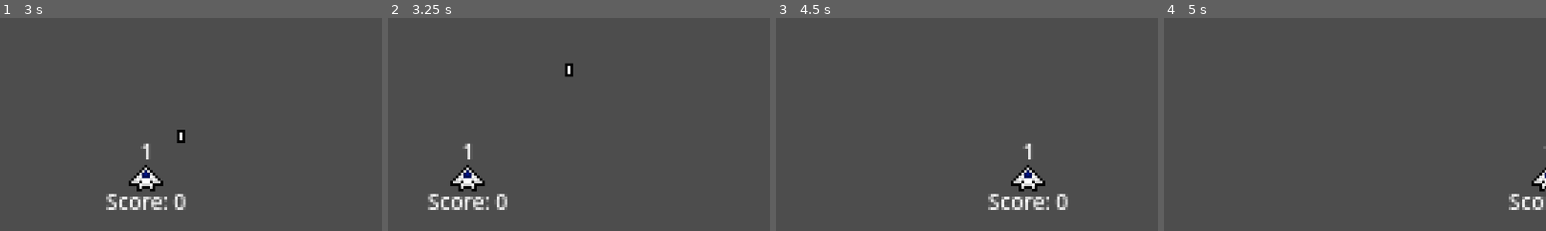
Above: before the commit, frames 1-4 (left to right).
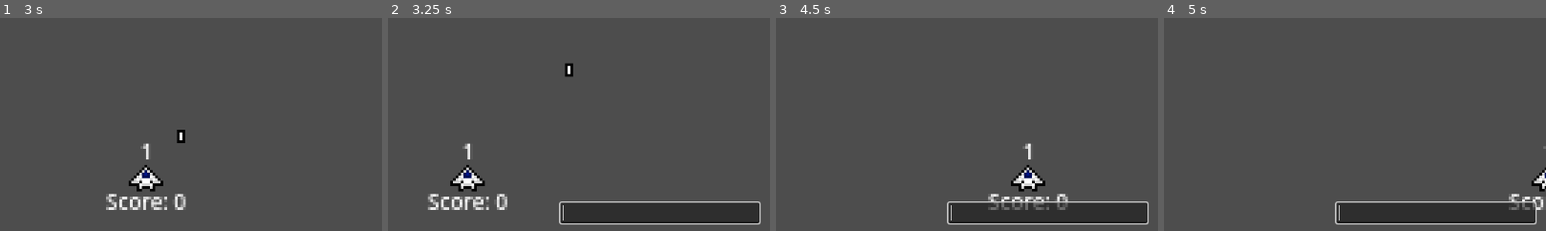
Above: after the commit, the same moments.

Repository: Intedai/MultiplayerShooter
Game: Godot game, scene res://game.tscn
The game is run twice, just before and just after one commit, with the same random seed, the same clock (stepped at 60 frames per second) and the same inputs.
Inputs:
- Up to frame 1 (3 s): click "Spawn enemy" at 0.5 s; click "Host" at 1.25 s; tap Enter (chat, bound only after the commit) at 2 s; hold D (move_right) 2.03-2.78 s; hold Enter (chat, bound only after the commit) 2.03-2.78 s; hold A (move_left) from 2.78 s (still down); tap Space (shoot) at 2.85 s
- Up to frame 2 (3.25 s): keep holding A (move_left); tap Enter (chat, bound only after the commit) at 3.05 s
- Up to frame 3 (4.5 s): release A (move_left) at 3.53 s; hold Enter (chat, bound only after the commit) 3.53-4.28 s; hold D (move_right) from 3.53 s (still down); tap Enter (chat, bound only after the commit) at 4.35 s
- Up to frame 4 (5 s): keep holding D (move_right)
The pictures show only the part of the screen within x 50-100%, y 50-100%; the shares and areas given below are measured in that part.

Frame 1 is identical in both runs. In frame 2, 5.4% of the frame differs, in the area x 44-98%, y 86-97%; in frame 3, 5.5%; in frame 4, 5.4%.

Commit message:
Add chat input

Diff:
--- /dev/null
+++ b/Chat/chat.gd
@@ -0,0 +1,19 @@
+extends Control
+
+@onready var line_edit: LineEdit = $MarginContainer/HBoxContainer/VBoxContainer/LineEdit
+
+func _input(event: InputEvent) -> void:
+	if event.is_action_pressed("chat") and !line_edit.has_focus():
+		visible = not visible
+		await get_tree().process_frame
+		line_edit.grab_focus()
+
+		return
+
+	if event.is_action_pressed("send_chat_msg") and line_edit.has_focus():
+		line_edit.release_focus()
+		visible = not visible
+
+		# TODO: Add send message logic
+		print(str(multiplayer.get_unique_id()) + ": " + line_edit.text)
+		line_edit.clear()
--- /dev/null
+++ b/Chat/chat.tscn
@@ -0,0 +1,45 @@
+[gd_scene format=3 uid="uid://bq4wtoawt46kk"]
+
+[ext_resource type="Script" uid="uid://dwf6bm3ntcx87" path="res://Chat/chat.gd" id="1_ab33y"]
+
+[node name="Chat" type="Control" unique_id=86460642]
+visible = false
+layout_mode = 3
+anchors_preset = 15
+anchor_right = 1.0
+anchor_bottom = 1.0
+grow_horizontal = 2
+grow_vertical = 2
+script = ExtResource("1_ab33y")
+
+[node name="MarginContainer" type="MarginContainer" parent="." unique_id=219196699]
+layout_mode = 1
+anchors_preset = 15
+anchor_right = 1.0
+anchor_bottom = 1.0
+grow_horizontal = 2
+grow_vertical = 2
+theme_override_constants/margin_left = 16
+theme_override_constants/margin_top = 16
+theme_override_constants/margin_right = 16
+theme_override_constants/margin_bottom = 16
+
+[node name="HBoxContainer" type="HBoxContainer" parent="MarginContainer" unique_id=1641884579]
+layout_mode = 2
+
+[node name="HSeparator" type="HSeparator" parent="MarginContainer/HBoxContainer" unique_id=95488735]
+modulate = Color(1, 1, 1, 0)
+layout_mode = 2
+size_flags_horizontal = 3
+
+[node name="VBoxContainer" type="VBoxContainer" parent="MarginContainer/HBoxContainer" unique_id=2001288999]
+custom_minimum_size = Vector2(300, 0)
+layout_mode = 2
+
+[node name="VSeparator" type="VSeparator" parent="MarginContainer/HBoxContainer/VBoxContainer" unique_id=572603401]
+self_modulate = Color(1, 1, 1, 0)
+layout_mode = 2
+size_flags_vertical = 3
+
+[node name="LineEdit" type="LineEdit" parent="MarginContainer/HBoxContainer/VBoxContainer" unique_id=1129303426]
+layout_mode = 2
--- a/game.tscn
+++ b/game.tscn
@@ -2,6 +2,7 @@
 
 [ext_resource type="Script" uid="uid://bmbiqkyik3bx2" path="res://game.gd" id="1_e2o6t"]
 [ext_resource type="Script" uid="uid://bo5aiely4nyv0" path="res://enemy_spawner.gd" id="2_e2o6t"]
+[ext_resource type="PackedScene" uid="uid://bq4wtoawt46kk" path="res://Chat/chat.tscn" id="2_feb5d"]
 
 [node name="game" type="Node" unique_id=1645071500]
 script = ExtResource("1_e2o6t")
@@ -18,6 +19,8 @@
 zoom = Vector2(4, 4)
 
 [node name="UI" type="CanvasLayer" parent="." unique_id=1229198243]
+
+[node name="Chat" parent="UI" unique_id=86460642 instance=ExtResource("2_feb5d")]
 
 [node name="Multiplayer" type="Control" parent="UI" unique_id=955057036]
 layout_mode = 3
--- a/project.godot
+++ b/project.godot
@@ -47,6 +47,16 @@
 "events": [Object(InputEventKey,"resource_local_to_scene":false,"resource_name":"","device":-1,"window_id":0,"alt_press …(191 unchanged characters)…
 ]
 }
+chat={
+"deadzone": 0.2,
+"events": [Object(InputEventKey,"resource_local_to_scene":false,"resource_name":"","device":16,"window_id":0,"alt_pressed":false,"shift_pressed":false,"ctrl_pressed":false,"meta_pressed":false,"pressed":false,"keycode":0,"physical_keycode":4194309,"key_label":0,"unicode":0,"location":0,"echo":false,"script":null)
+]
+}
+send_chat_msg={
+"deadzone": 0.2,
+"events": [Object(InputEventKey,"resource_local_to_scene":false,"resource_name":"","device":16,"window_id":0,"alt_pressed":false,"shift_pressed":false,"ctrl_pressed":false,"meta_pressed":false,"pressed":false,"keycode":0,"physical_keycode":4194309,"key_label":0,"unicode":0,"location":0,"echo":false,"script":null)
+]
+}
 
 [physics]
 
Not shown, added: Chat/chat.gd.uid
